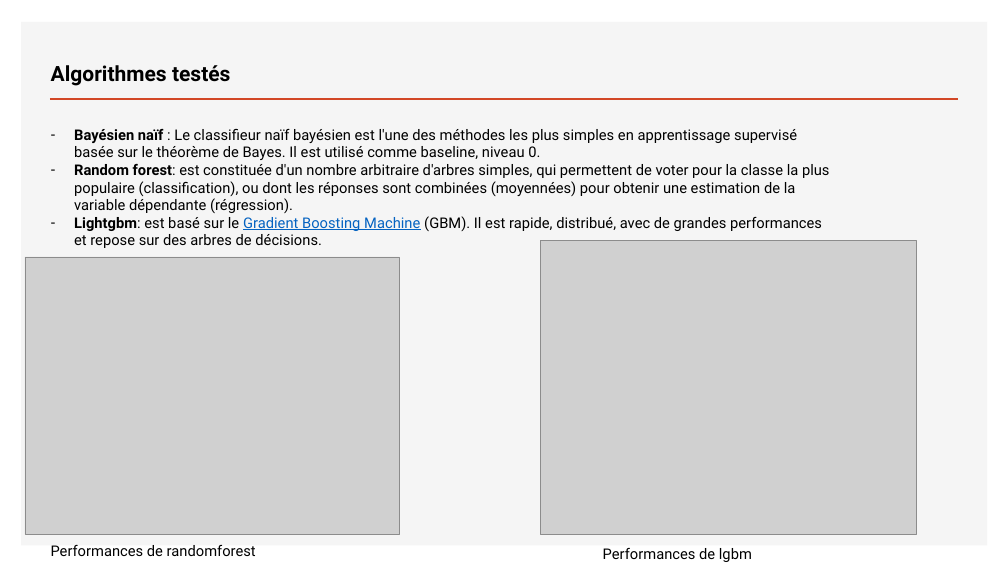
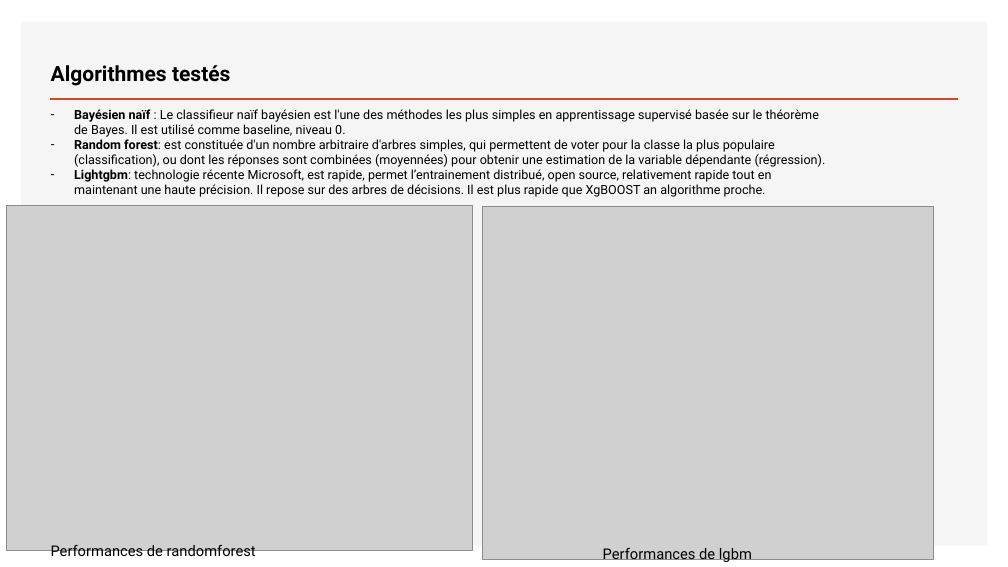
Before and after one commit to Teycir/Openclassrooms_project7, a slide deck: slide 11 of P7_01_Support.pptx. Drawn at 1008x567 pixels with LibreOffice and Linux fonts; fonts in the diff are those of the drawing; grey boxes stand for pictures. Boxes give left, top, right and bottom in pixels: in the first picture for what was removed or moved away, otherwise in the second. Text is boxed around its words. In the diff, an @@ line names an element or a change of style, - is before the commit and + after.

```diff
--- a/P7_01_Support.pptx
+++ b/P7_01_Support.pptx
@@ text "Bayésien naïf : Le classifieur ...": place and size @@
-text "Bayésien naïf : Le classifieur ..." at <box>74,129,830,248</box>
+text "Bayésien naïf : Le classifieur ..." at <box>74,109,826,197</box>
@@ text at <box>74,109,826,167</box>: size 14 to 12 pt in "Bayésien naïf : Le classifieur naïf bayésien ...", "Random forest: est constituée d'un nombre arbitraire ..." @@
@@ text at <box>74,169,772,197</box>: text changed; size 14 to 12 pt @@
-– Lightgbm: est basé sur le Gradient Boosting Machine (GBM). Il est rapide, distribué, avec de grandes performances et repose sur des arbres de décisions.
+– Lightgbm: technologie récente Microsoft, est rapide, permet l’entrainement distribué, open source, relativement rapide tout en maintenant une haute précision. Il repose sur des arbres de décisions. Il est plus rapide que XgBOOST an algorithme proche.
@@ picture: place and size @@
-picture at <box>25,257,399,535</box>
+picture at <box>6,206,473,551</box>
@@ picture: place and size @@
-picture at <box>541,240,917,535</box>
+picture at <box>483,206,935,560</box>
```
Also in this commit, not shown: 4 other slides changed.
